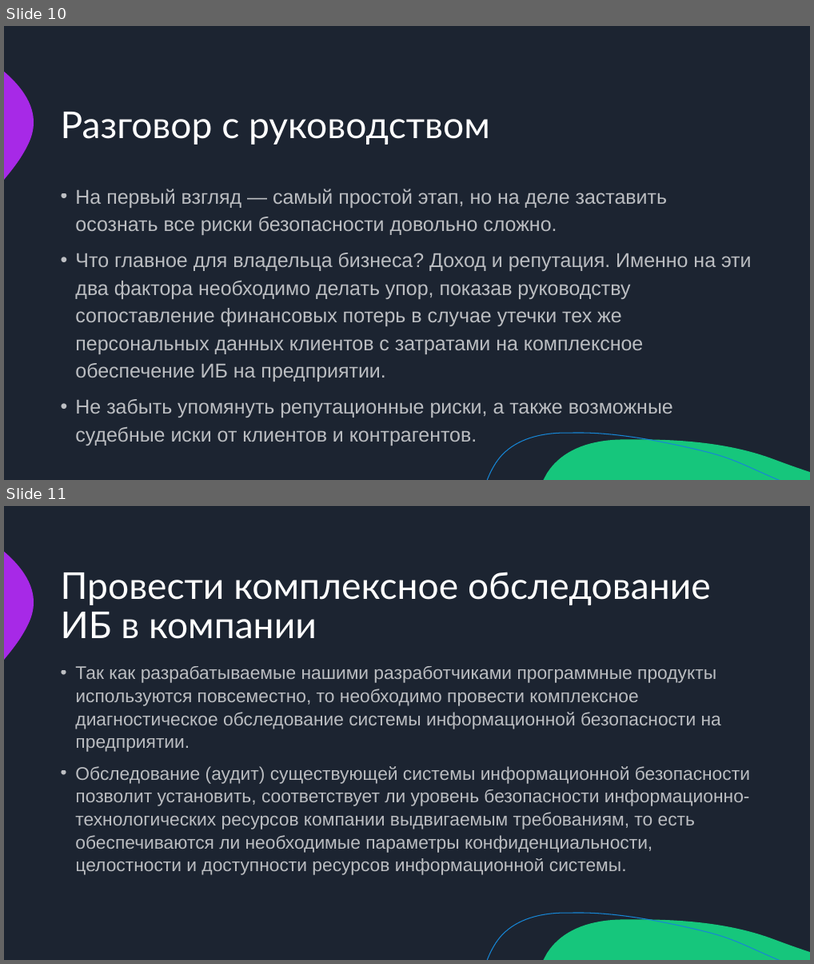
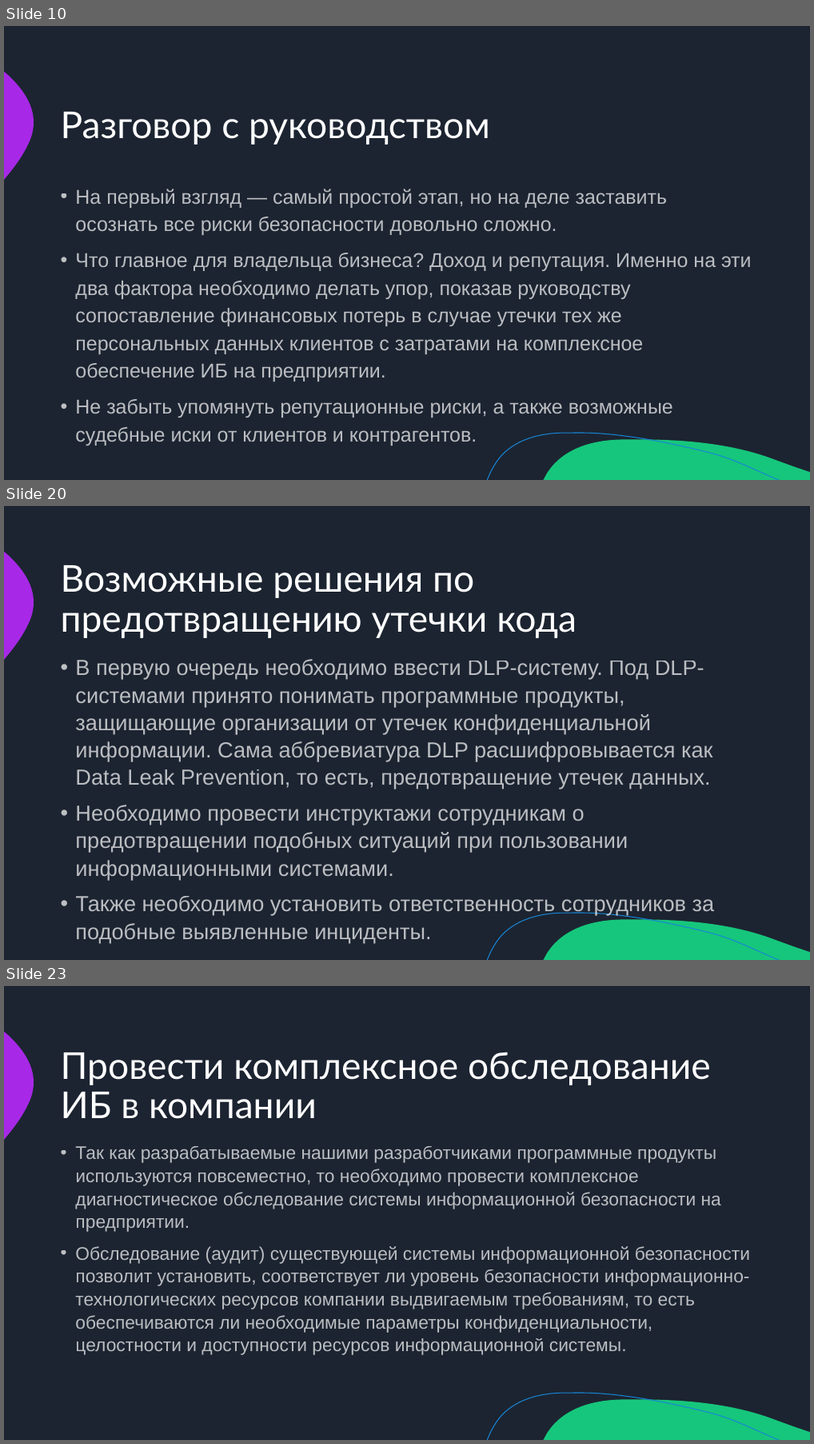
Before and after one commit to misterHush/pd, a slide deck: src/Овсянников_Презентация.pptx. Shown one above the other, each under a label of ours: slides 10 and 11 before the commit, slides 10, 20 and 23 after it; the slides between them are not shown. The pictures are 814x964 and 814x1444 pixels, drawn with LibreOffice and Linux fonts; fonts in the diff are those of the drawing. Boxes give left, top, right and bottom in pixels: in the first picture for what was removed or moved away, otherwise in the second. Text is boxed around its words. In the diff, an @@ line names an element or a change of style, - is before the commit and + after.

```diff
--- a/src/Овсянников_Презентация.pptx
+++ b/src/Овсянников_Презентация.pptx
@@ slide 20 added at bbox=[4, 506, 810, 960], background #1C2431; not listed: 3 template elements that a slide beside it also shows @@
@@ title added at bbox=[61, 565, 577, 638], 44 pt, text #FFFFFF @@
+Возможные решения по предотвращению утечки кода
@@ text added at bbox=[75, 659, 715, 943], 25.9 pt, text #FFFFFF at 70% opacity @@
+• В первую очередь необходимо ввести DLP-систему. Под DLP-системами принято понимать программные продукты, защищающие организации от утечек конфиденциальной информации. Сама аббревиатура DLP расшифровывается как Data Leak Prevention, то есть, предотвращение утечек данных.
+• Необходимо провести инструктажи сотрудникам о предотвращении подобных ситуаций при пользовании информационными системами.
+• Также необходимо установить ответственность сотрудников за подобные выявленные инциденты.
@@ what was slide 11 is now slide 23 @@
```
Also in this commit, not shown: 4 slides changed, 11 other slides added.
